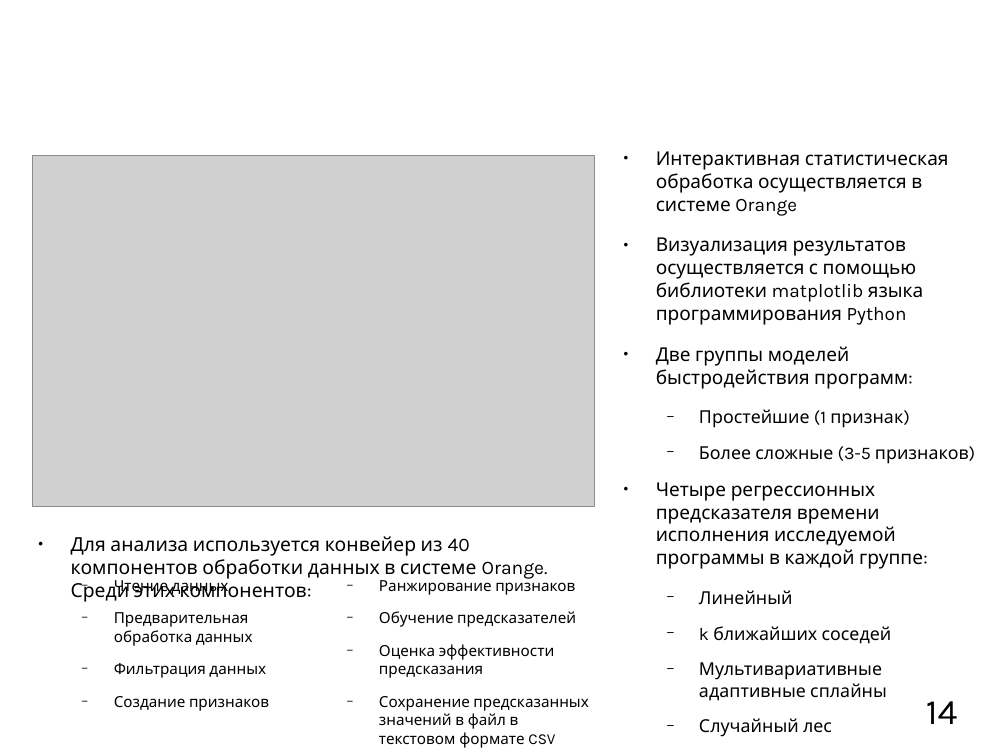
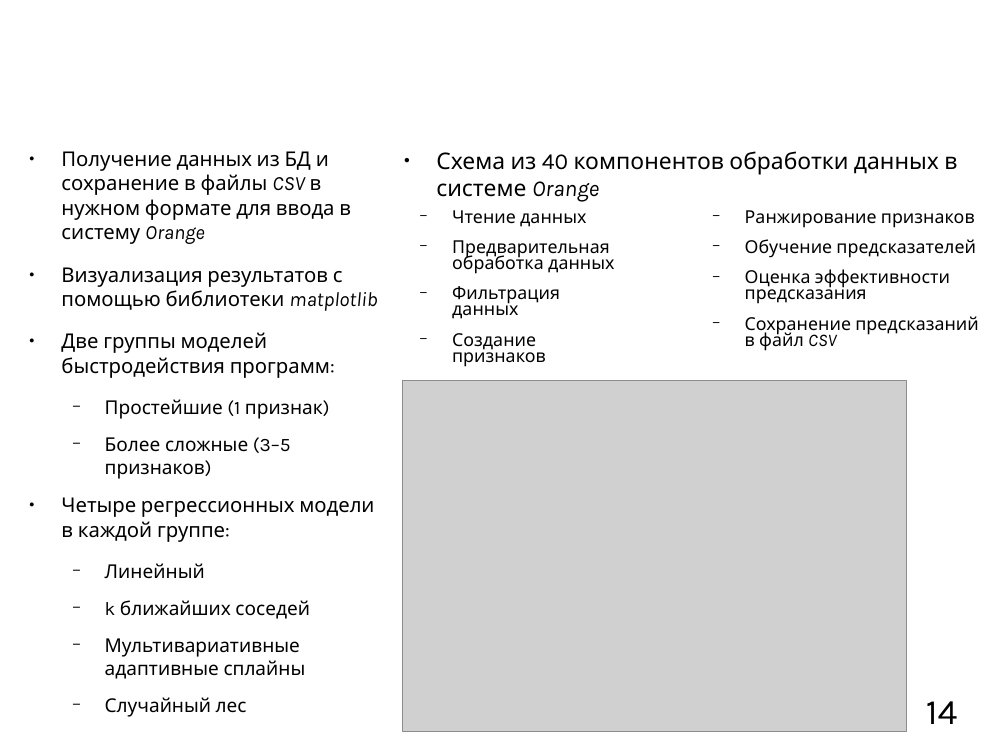
Before and after one commit to mkpankov/adaptor, a slide deck: slide 14 of diploma/defense/brochure.odp. Drawn at 1008x756 pixels with LibreOffice and Linux fonts; fonts in the diff are those of the drawing; grey boxes stand for pictures; background and template pictures are left out. Boxes give left, top, right and bottom in pixels: in the first picture for what was removed or moved away, otherwise in the second. Text is boxed around its words. In the diff, an @@ line names an element or a change of style, - is before the commit and + after.

```diff
--- a/diploma/defense/brochure.odp
+++ b/diploma/defense/brochure.odp
@@ text "Получение данных из БД и ...": place and size @@
-text "Получение данных из БД и ..." at bbox=[656, 151, 969, 697]
+text "Получение данных из БД и ..." at bbox=[61, 151, 377, 717]
@@ text at bbox=[61, 151, 377, 311]: text changed; size 15 to 16 pt @@
-● Интерактивная статистическая обработка осуществляется в системе Orange
-● Визуализация результатов осуществляется с помощью библиотеки matplotlib языка программирования Python
+● Получение данных из БД и сохранение в файлы CSV в нужном формате для ввода в систему Orange
+● Визуализация результатов с помощью библиотеки matplotlib
@@ text at bbox=[436, 151, 957, 202]: text changed; size 15.2 to 18 pt @@
-● Для анализа используется конвейер из 40 компонентов обработки данных в системе Orange. Среди этих компонентов:
+● Схема из 40 компонентов обработки данных в системе Orange
@@ text "Чтение данных": place and size @@
-text "Чтение данных" at bbox=[114, 577, 269, 711]
+text "Чтение данных" at bbox=[452, 210, 614, 367]
@@ text "Чтение данных" at bbox=[452, 210, 614, 367]: size 12 to 14 pt; line spacing 1 to 0.75 @@
@@ text "Ранжирование признаков": place and size @@
-text "Ранжирование признаков" at bbox=[379, 577, 589, 748]
+text "Ранжирование признаков" at bbox=[745, 210, 978, 351]
@@ text at bbox=[745, 210, 976, 304]: size 12 to 14 pt in "Ранжирование признаков", "Обучение предсказателей", "Оценка эффективности предсказания"; line spacing 1 to 0.75 @@
@@ text at bbox=[745, 316, 978, 351]: text changed; size 12 to 14 pt @@
-  − Сохранение предсказанных значений в файл в текстовом формате CSV
+  − Сохранение предсказаний в файл CSV
@@ text at bbox=[61, 332, 330, 717]: size 15 to 16 pt in "Две группы моделей быстродействия программ:"; size 14 to 15 pt in "Простейшие (1 признак)", "Линейный", "k ближайших соседей", "Мультивариативные адаптивные сплайны" and 1 more places @@
@@ picture: place and size @@
-picture at bbox=[32, 155, 595, 507]
+picture at bbox=[402, 381, 907, 732]
@@ text at bbox=[61, 437, 374, 542]: text changed; size 15 to 16 pt @@
-  − Более сложные (3-5 признаков)
-● Четыре регрессионных предсказателя времени исполнения исследуемой программы в каждой группе:
+  − Более сложные (3–5 признаков)
+● Четыре регрессионных модели в каждой группе:
```
Also in this commit, not shown: 10 other slides changed, 7 slides added, 1 slide removed, 2 other files.
